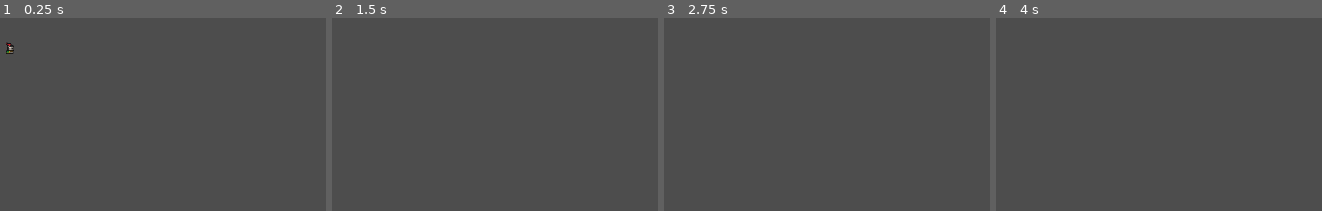
Above: before the commit, frames 1-4 (left to right).
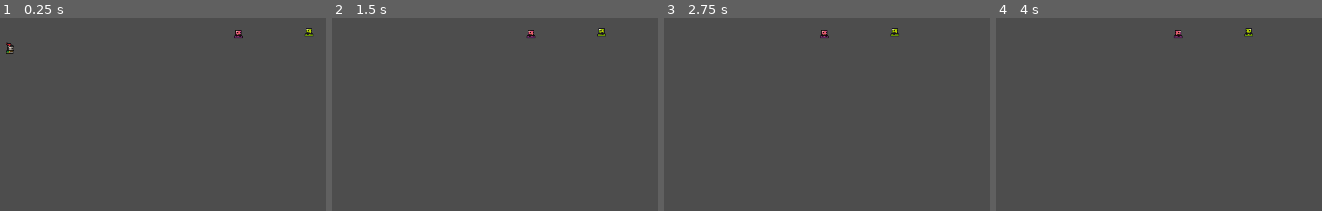
Above: after the commit, the same moments.

Repository: Iizakku/tiimi4_gamejam
Game: Godot game, scene res://Scenes/Levels/level.tscn
The game is run twice, just before and just after one commit, with the same random seed, the same clock (stepped at 60 frames per second) and the same inputs.
Inputs:
- Up to frame 1 (0.25 s): no input
- Up to frame 2 (1.5 s): hold D (move_right) from 0.53 s (still down); tap Space (jump) at 0.77 s
- Up to frame 3 (2.75 s): tap Space (jump) at 1.52 s; tap Enter at 2 s; release D (move_right) at 2.03 s; hold Left (move_left) from 2.03 s (still down)
- Up to frame 4 (4 s): release Left (move_left) at 2.78 s; hold D (move_right) from 2.78 s (still down); tap Space (jump) at 3.02, 3.5, 3.77 s

The runs differ from the first frame. In frame 1, 0.2% of the frame differs, in the area x 71-97%, y 5-11%; in frame 2, 0.2%; in frame 3, 0.2%; in frame 4, 0.2%.

Commit message:
Vihollisten lisäys

Diff:
--- /dev/null
+++ b/gamejam/Code/Characters/enemy.gd
@@ -0,0 +1,24 @@
+extends Area2D
+@onready var animated_sprite_2d: AnimatedSprite2D = $AnimatedSprite2D
+
+const speed = 50.0
+var direction = -1.0
+
+# Called when the node enters the scene tree for the first time.
+func _ready() -> void:
+	pass # Replace with function body.
+
+
+# Called every frame. 'delta' is the elapsed time since the previous frame.
+func _process(delta: float) -> void:
+	position.x += direction * speed * delta
+
+
+func _on_timer_timeout() -> void:
+	direction *= -1
+	animated_sprite_2d.flip_h = !animated_sprite_2d.flip_h
+
+
+func _on_body_entered(body: Node2D) -> void:
+	if body.name == "player":
+		pass
--- /dev/null
+++ b/gamejam/Scenes/Characters/enemy.tscn
@@ -0,0 +1,70 @@
+[gd_scene load_steps=10 format=3 uid="uid://b87gsptlg5d6w"]
+
+[ext_resource type="Script" uid="uid://dd55s5ortus1v" path="res://Code/Characters/enemy.gd" id="1_b1c4r"]
+[ext_resource type="Texture2D" uid="uid://ceqlfwen0ye0l" path="res://Art/Sprites/slime_green.png" id="1_lsx3x"]
+
+[sub_resource type="AtlasTexture" id="AtlasTexture_b1c4r"]
+atlas = ExtResource("1_lsx3x")
+region = Rect2(0, 24, 24, 24)
+
+[sub_resource type="AtlasTexture" id="AtlasTexture_ixshx"]
+atlas = ExtResource("1_lsx3x")
+region = Rect2(24, 24, 24, 24)
+
+[sub_resource type="AtlasTexture" id="AtlasTexture_4453e"]
+atlas = ExtResource("1_lsx3x")
+region = Rect2(48, 24, 24, 24)
+
+[sub_resource type="AtlasTexture" id="AtlasTexture_8cp46"]
+atlas = ExtResource("1_lsx3x")
+region = Rect2(72, 24, 24, 24)
+
+[sub_resource type="SpriteFrames" id="SpriteFrames_13ioh"]
+animations = [{
+"frames": [{
+"duration": 1.0,
+"texture": SubResource("AtlasTexture_b1c4r")
+}, {
+"duration": 1.0,
+"texture": SubResource("AtlasTexture_ixshx")
+}, {
+"duration": 1.0,
+"texture": SubResource("AtlasTexture_4453e")
+}, {
+"duration": 1.0,
+"texture": SubResource("AtlasTexture_8cp46")
+}],
+"loop": true,
+"name": &"idle",
+"speed": 5.0
+}]
+
+[sub_resource type="RectangleShape2D" id="RectangleShape2D_gwe5h"]
+size = Vector2(14, 5)
+
+[sub_resource type="RectangleShape2D" id="RectangleShape2D_tr4mm"]
+size = Vector2(10, 7)
+
+[node name="Enemy" type="Area2D"]
+script = ExtResource("1_b1c4r")
+
+[node name="AnimatedSprite2D" type="AnimatedSprite2D" parent="."]
+texture_filter = 1
+sprite_frames = SubResource("SpriteFrames_13ioh")
+animation = &"idle"
+autoplay = "idle"
+
+[node name="CollisionShape2D" type="CollisionShape2D" parent="."]
+position = Vector2(0, 9.5)
+shape = SubResource("RectangleShape2D_gwe5h")
+
+[node name="CollisionShape2D2" type="CollisionShape2D" parent="."]
+position = Vector2(0, 3.5)
+shape = SubResource("RectangleShape2D_tr4mm")
+
+[node name="Timer" type="Timer" parent="."]
+wait_time = 3.0
+autostart = true
+
+[connection signal="body_entered" from="." to="." method="_on_body_entered"]
+[connection signal="timeout" from="Timer" to="." method="_on_timer_timeout"]
--- /dev/null
+++ b/gamejam/Scenes/Characters/enemy_2.tscn
@@ -0,0 +1,70 @@
+[gd_scene load_steps=10 format=3 uid="uid://b1a41irx2li62"]
+
+[ext_resource type="Texture2D" uid="uid://d08tdh6lbhtm0" path="res://Art/Sprites/slime_purple.png" id="1_de3k2"]
+[ext_resource type="Script" uid="uid://dd55s5ortus1v" path="res://Code/Characters/enemy.gd" id="1_rw2j8"]
+
+[sub_resource type="AtlasTexture" id="AtlasTexture_rw2j8"]
+atlas = ExtResource("1_de3k2")
+region = Rect2(0, 24, 24, 24)
+
+[sub_resource type="AtlasTexture" id="AtlasTexture_s1tmo"]
+atlas = ExtResource("1_de3k2")
+region = Rect2(24, 24, 24, 24)
+
+[sub_resource type="AtlasTexture" id="AtlasTexture_p3kx8"]
+atlas = ExtResource("1_de3k2")
+region = Rect2(48, 24, 24, 24)
+
+[sub_resource type="AtlasTexture" id="AtlasTexture_4j0cx"]
+atlas = ExtResource("1_de3k2")
+region = Rect2(72, 24, 24, 24)
+
+[sub_resource type="SpriteFrames" id="SpriteFrames_qwo0f"]
+animations = [{
+"frames": [{
+"duration": 1.0,
+"texture": SubResource("AtlasTexture_rw2j8")
+}, {
+"duration": 1.0,
+"texture": SubResource("AtlasTexture_s1tmo")
+}, {
+"duration": 1.0,
+"texture": SubResource("AtlasTexture_p3kx8")
+}, {
+"duration": 1.0,
+"texture": SubResource("AtlasTexture_4j0cx")
+}],
+"loop": true,
+"name": &"idle",
+"speed": 5.0
+}]
+
+[sub_resource type="RectangleShape2D" id="RectangleShape2D_de3k2"]
+size = Vector2(14, 5)
+
+[sub_resource type="RectangleShape2D" id="RectangleShape2D_rw2j8"]
+size = Vector2(10, 7)
+
+[node name="enemy2" type="Area2D"]
+script = ExtResource("1_rw2j8")
+
+[node name="AnimatedSprite2D" type="AnimatedSprite2D" parent="."]
+texture_filter = 1
+sprite_frames = SubResource("SpriteFrames_qwo0f")
+animation = &"idle"
+autoplay = "idle"
+
+[node name="CollisionShape2D" type="CollisionShape2D" parent="."]
+position = Vector2(0, 9.5)
+shape = SubResource("RectangleShape2D_de3k2")
+
+[node name="CollisionShape2D2" type="CollisionShape2D" parent="."]
+position = Vector2(0, 3.5)
+shape = SubResource("RectangleShape2D_rw2j8")
+
+[node name="Timer" type="Timer" parent="."]
+wait_time = 3.0
+autostart = true
+
+[connection signal="body_entered" from="." to="." method="_on_body_entered"]
+[connection signal="timeout" from="Timer" to="." method="_on_timer_timeout"]
--- a/gamejam/Scenes/Levels/level.tscn
+++ b/gamejam/Scenes/Levels/level.tscn
@@ -1,8 +1,16 @@
-[gd_scene load_steps=2 format=3 uid="uid://jaex2211lmyr"]
+[gd_scene load_steps=4 format=3 uid="uid://jaex2211lmyr"]
 
 [ext_resource type="PackedScene" uid="uid://b6cv6tuwyibfu" path="res://Scenes/Characters/player.tscn" id="1_f1n8c"]
+[ext_resource type="PackedScene" uid="uid://b1a41irx2li62" path="res://Scenes/Characters/enemy_2.tscn" id="2_7x7pb"]
+[ext_resource type="PackedScene" uid="uid://b87gsptlg5d6w" path="res://Scenes/Characters/enemy.tscn" id="3_yjxcc"]
 
 [node name="Level" type="Node2D"]
 
 [node name="Player" parent="." instance=ExtResource("1_f1n8c")]
 position = Vector2(202, 422)
+
+[node name="enemy2" parent="." instance=ExtResource("2_7x7pb")]
+position = Vector2(579, 414)
+
+[node name="Enemy" parent="." instance=ExtResource("3_yjxcc")]
+position = Vector2(692, 411)
--- a/gamejam/project.godot
+++ b/gamejam/project.godot
@@ -13,6 +13,11 @@
 config/name="Gamejam"
 run/main_scene="uid://jaex2211lmyr"
 config/features=PackedStringArray("4.5", "GL Compatibility")
+
+[display]
+
+window/size/viewport_width=1280
+window/size/viewport_height=720
 
 [input]
 
@@ -33,10 +38,6 @@
 , Object(InputEventKey,"resource_local_to_scene":false,"resource_name":"","device":-1,"window_id":0,"alt_pressed":false …(186 unchanged characters)…
 ]
 }
-[display]
-
-window/size/viewport_width=1280
-window/size/viewport_height=720
 
 [physics]
 
Not shown, added: gamejam/Code/Characters/enemy.gd.uid
